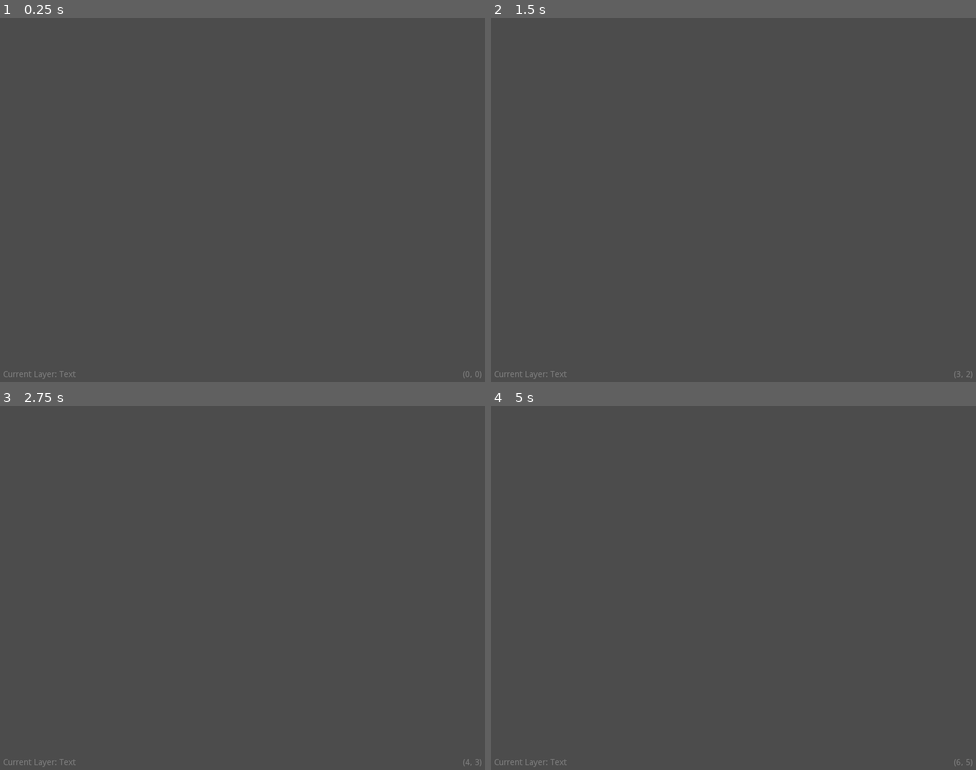
Above: before the commit, frames 1-4 (two rows, left to right).
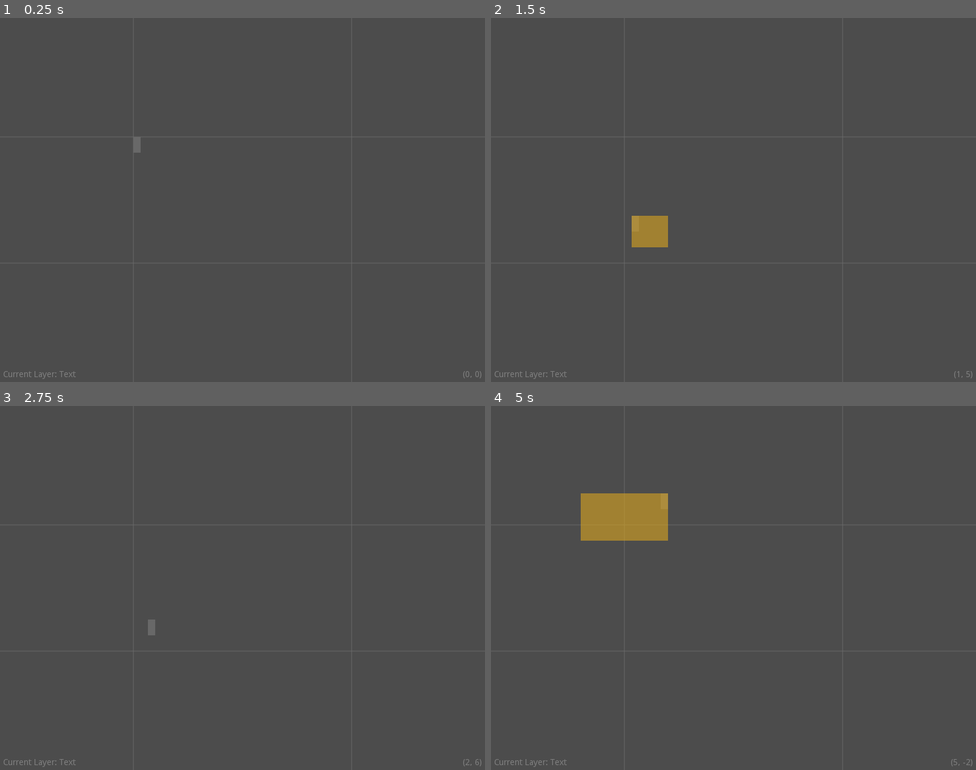
Above: after the commit, the same moments.

Repository: slapslash/TextMap
Game: Godot game, scene res://TextMap.tscn
The game is run twice, just before and just after one commit, with the same random seed, the same clock (stepped at 60 frames per second) and the same inputs.
Inputs (mouse positions are in pixels of both pictures, inside the frame that each line leads up to):
- Up to frame 1 (0.25 s): no input
- Up to frame 2 (1.5 s): tap Enter at 0.5, 0.6 s; move the mouse to (840, 181) at 0.52 s; hold Right 0.53-1.25 s; click (840, 181) at 0.67 s; tap Space at 0.77, 1.25 s; drag from (636, 218) to (709, 272) at 1.27 s
- Up to frame 3 (2.75 s): tap Enter at 2 s; move the mouse to (291, 507) at 2.02 s; hold Right from 2.03 s (still down); tap Delete at 2.1 s
- Up to frame 4 (5 s): release Right at 2.75 s; tap Space at 2.75, 3.77, 4.25 s; drag from (709, 660) to (588, 533) at 2.77 s; tap Enter at 3.5, 3.6 s; move the mouse to (879, 642) at 3.52 s; hold Left 3.53-4.25 s; drag from (588, 533) to (660, 497) at 4.27 s

The runs differ from the first frame. In frame 1, less than 0.1% of the frame differs, in the area x 27-29%, y 32-37%; in frame 2, 0.7%; in frame 3, less than 0.1%; in frame 4, 2.4%, in the area x 18-99%, y 24-99%.
Error before the commit: Invalid call. Nonexistent function 'get_available_chars' in base 'Nil'. (res://Font2Tiles.gd:8)

Commit message:
exclude properties from saving/loading, that get calculated. also fix issue, that properties did not get calculated if config file not found.

Diff:
--- a/ProjectSettings.gd
+++ b/ProjectSettings.gd
@@ -3,11 +3,6 @@
 # SETTINGS, THAT GET SAVED.
 var camera_zoom: Vector2 = Vector2.ONE
 var camera_offset: Vector2 = Vector2.ZERO
-var font: DynamicFont
-var cell_size = Vector2(0, 0)
-# size of a screen in pixels. Is calculated from the cell size/ font size
-# and screen_size_characters.
-var screen_size_pixels: Vector2
 var font_path = "res://fonts/monogram_extended.ttf"
 var font_size: int = 32
 var cell: Vector2 = Vector2.ZERO
@@ -22,12 +17,20 @@
 # used to determine cells, that will be drawn as non walkable terrain.
 var terrain_color: Color = Color.azure
 
+# SETTINGS, THAT GET CALCULATED AND NOT SAVED
+var font: DynamicFont
+var cell_size = Vector2(0, 0)
+# size of a screen in pixels. Is calculated from the cell size/ font size
+# and screen_size_characters.
+var screen_size_pixels: Vector2
+
 
 func loads():
 	var config = ConfigFile.new()
-	if not config.load(Global.get_project_settings_path()) == OK: return
-	for p in get_script().get_script_property_list():
-		set(p["name"], config.get_value("project_settings", p["name"]))
+	if config.load(Global.get_project_settings_path()) == OK:
+		for p in get_script().get_script_property_list():
+			if not p["name"] in ["font", "cell_size", "screen_size_pixels"]:
+				set(p["name"], config.get_value("project_settings", p["name"]))
 	_setup_properties()
 
 
@@ -43,7 +46,8 @@
 	if Global.project_name == "": return
 	var config = ConfigFile.new()
 	for p in get_script().get_script_property_list():
-		config.set_value("project_settings", p["name"], get(p["name"]))
+		if not p["name"] in ["font", "cell_size", "screen_size_pixels"]:
+			config.set_value("project_settings", p["name"], get(p["name"]))
 	config.save(Global.get_project_settings_path())
 
 
